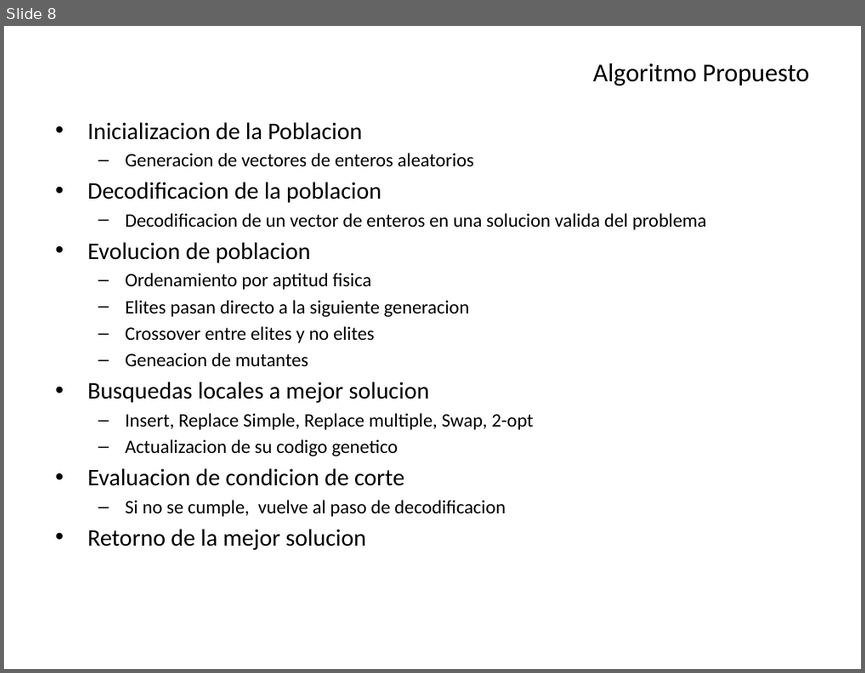
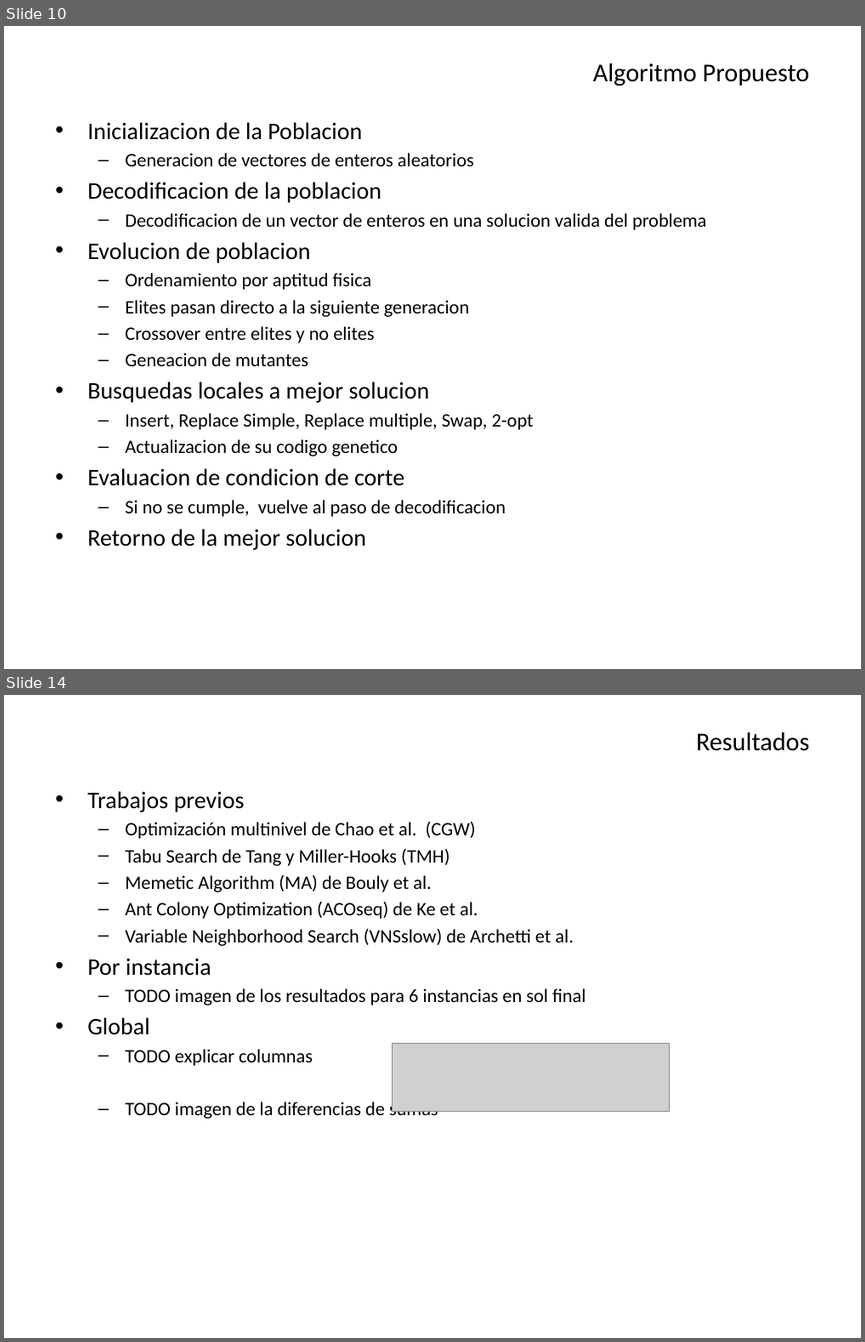
Before and after one commit to Aleitox/TopBrkga, a slide deck: TesisPaper/Defensa/Biased Random Key Genetic Algorithm.pptx. Shown one above the other, each under a label of ours: slide 8 before the commit, slides 10 and 14 after it; the slides between them are not shown. The pictures are 865x673 and 865x1342 pixels, drawn with LibreOffice and Linux fonts; fonts in the diff are those of the drawing; grey boxes stand for pictures. Boxes give left, top, right and bottom in pixels: in the first picture for what was removed or moved away, otherwise in the second. Text is boxed around its words. In the diff, an @@ line names an element or a change of style, - is before the commit and + after.

```diff
--- a/TesisPaper/Defensa/Biased Random Key Genetic Algorithm.pptx
+++ b/TesisPaper/Defensa/Biased Random Key Genetic Algorithm.pptx
@@ slide 14 added at bbox=[4, 695, 861, 1338], background #FFFFFF @@
@@ title added at bbox=[696, 732, 809, 751], 21.6 pt, text #000000 @@
+Resultados
@@ text added at bbox=[87, 791, 585, 1121], 16 pt, text #000000 @@
+• Trabajos previos
+  – Optimización multinivel de Chao et al. (CGW)
+  – Tabu Search de Tang y Miller-Hooks (TMH)
+  – Memetic Algorithm (MA) de Bouly et al.
+  – Ant Colony Optimization (ACOseq) de Ke et al.
+  – Variable Neighborhood Search (VNSslow) de Archetti et al.
+• Por instancia
+  – TODO imagen de los resultados para 6 instancias en sol final
+• Global
+  – TODO explicar columnas
+  – TODO imagen de la diferencias de sumas
@@ picture added at bbox=[392, 1043, 670, 1111] @@
@@ what was slide 8 is now slide 10 @@
```
Also in this commit, not shown: 6 slides changed, 6 other slides added, 5 other files.
